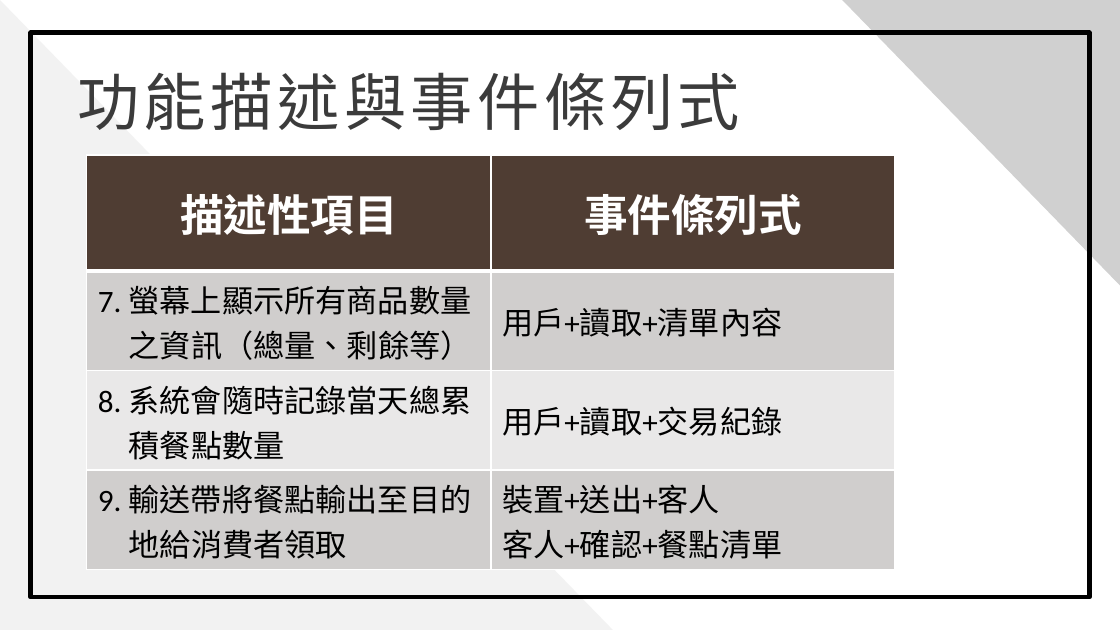
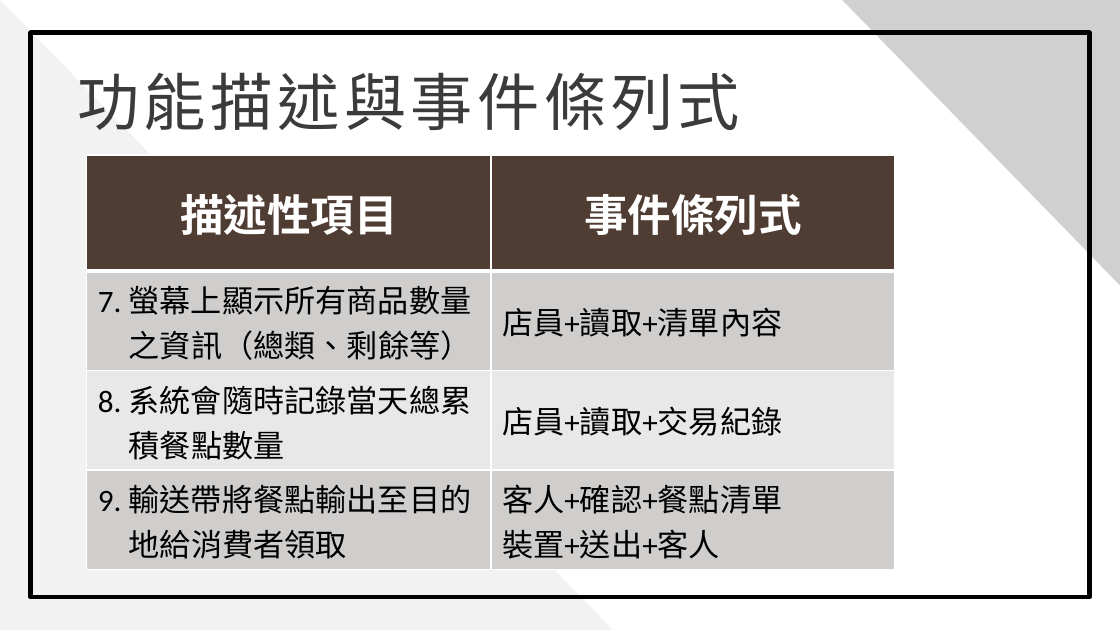
Before and after one commit to 0451030/108_SE_Team8, a slide deck: slide 7 of 軟體工程_期中報告.pptx. Drawn at 1120x630 pixels with LibreOffice and Linux fonts; fonts in the diff are those of the drawing; grey boxes stand for pictures; background and template pictures are left out. Boxes give left, top, right and bottom in pixels: in the first picture for what was removed or moved away, otherwise in the second. Text is boxed around its words. In the diff, an @@ line names an element or a change of style, - is before the commit and + after.

```diff
--- a/軟體工程_期中報告.pptx
+++ b/軟體工程_期中報告.pptx
@@ table at box(86, 155, 895, 569) @@
-row 2, column 1: 7. 螢幕上顯示所有商品數量之資訊（總量、剩餘等）
+row 2, column 1: 7. 螢幕上顯示所有商品數量之資訊（總類、剩餘等）
-row 2, column 2: 用戶+讀取+清單內容
+row 2, column 2: 店員+讀取+清單內容
-row 3, column 2: 用戶+讀取+交易紀錄
+row 3, column 2: 店員+讀取+交易紀錄
-row 4, column 2: 裝置+送出+客人 / 客人+確認+餐點清單
+row 4, column 2: 客人+確認+餐點清單 / 裝置+送出+客人
```
Also in this commit, not shown: 6 other slides changed, 11 slides added, 1 slide removed.
